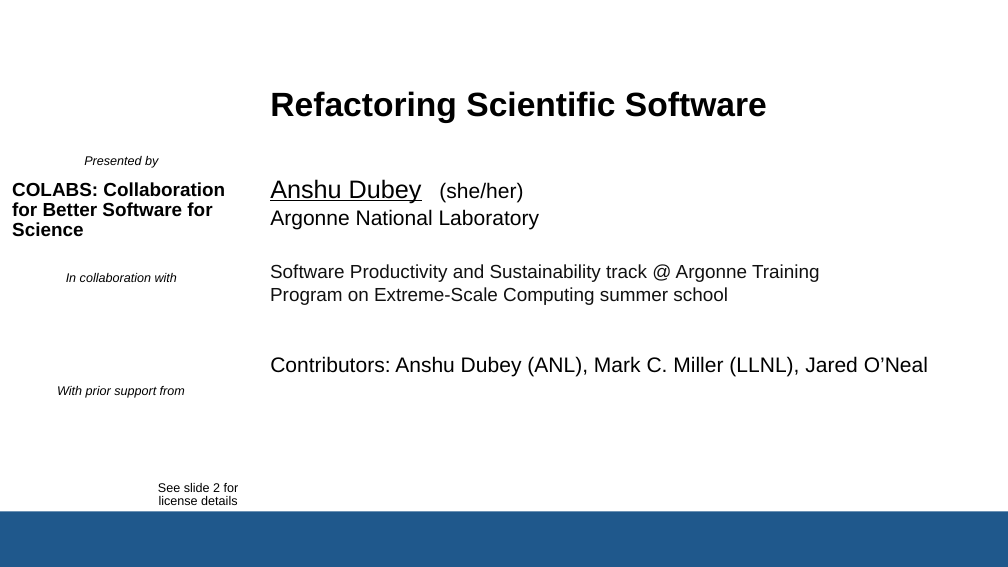
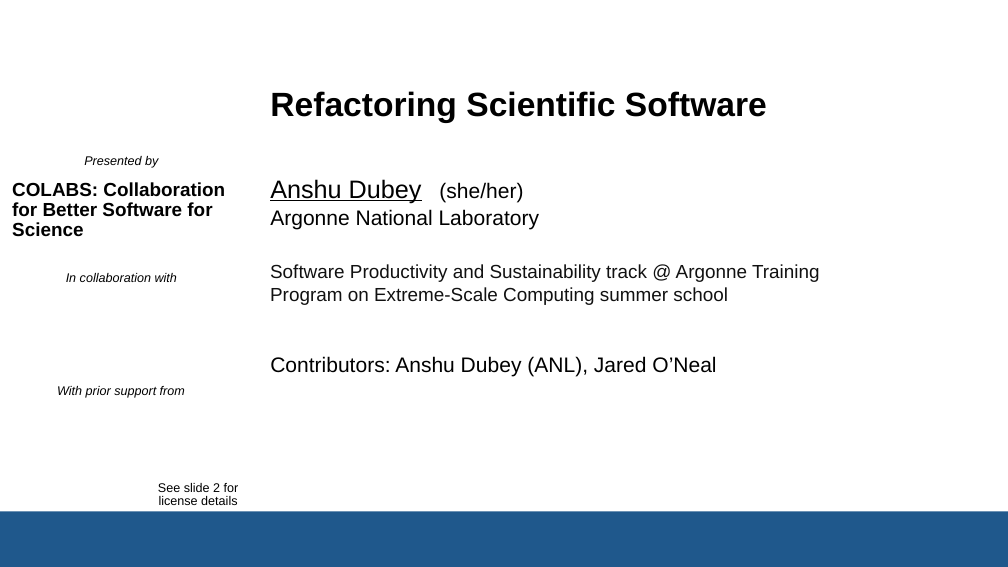
Before and after one commit to bssw-tutorial/presentations, a slide deck: slide 1 of refactoring.pptx. Drawn at 1008x567 pixels with LibreOffice and Linux fonts; fonts in the diff are those of the drawing; background and template pictures are left out. Boxes give left, top, right and bottom in pixels: in the first picture for what was removed or moved away, otherwise in the second. Text is boxed around its words. In the diff, an @@ line names an element or a change of style, - is before the commit and + after.

Commit message:
redid refactoring

```diff
--- a/refactoring.pptx
+++ b/refactoring.pptx
@@ text at box(270, 356, 716, 377): text changed @@
-Contributors: Anshu Dubey (ANL), Mark C. Miller (LLNL), Jared O’Neal
+Contributors: Anshu Dubey (ANL), Jared O’Neal
```
Also in this commit, not shown: 3 other slides changed, 1 slide added, 11 slides removed.
